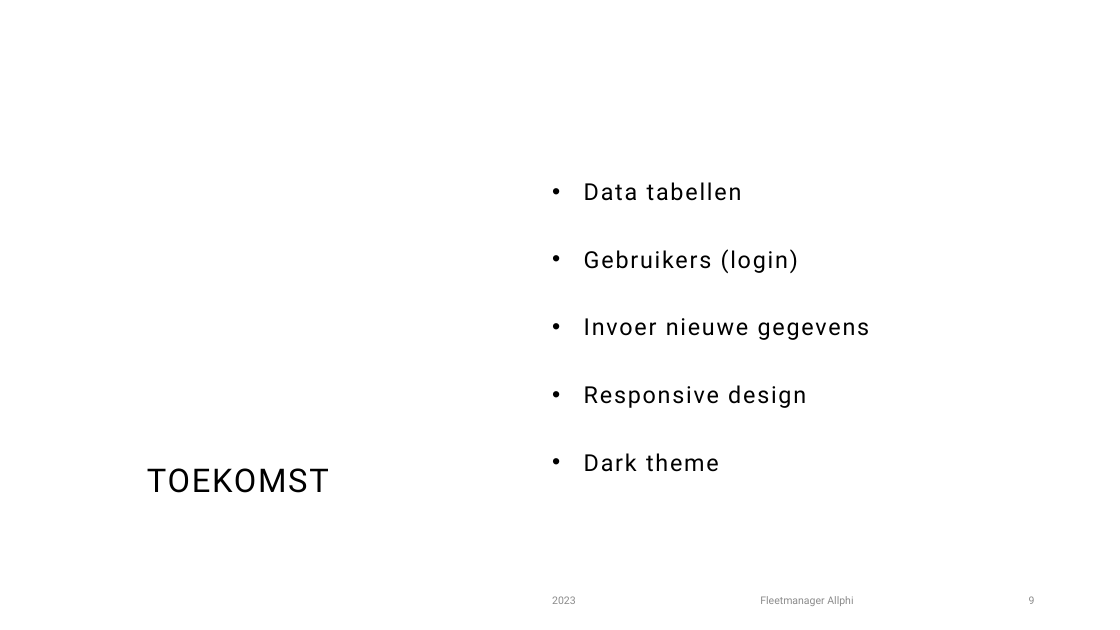
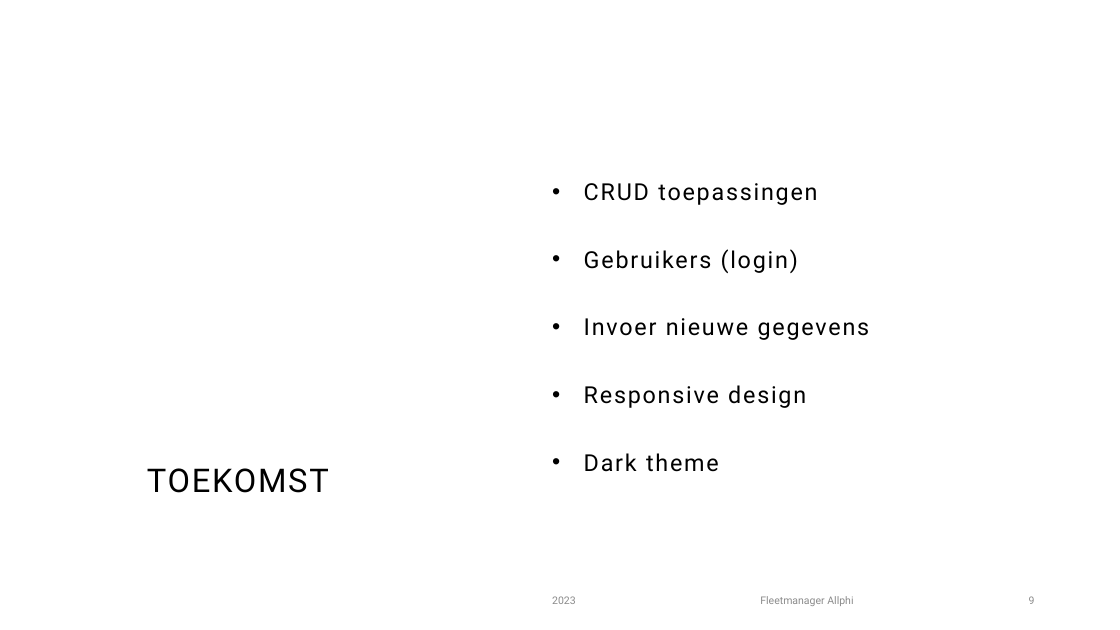
Before and after one commit to Andyke87/Groep4Fleetmanager, a slide deck: slide 9 of Fleetmanager.pptx. Drawn at 1120x630 pixels with LibreOffice and Linux fonts; fonts in the diff are those of the drawing; background and template pictures are left out. Boxes give left, top, right and bottom in pixels: in the first picture for what was removed or moved away, otherwise in the second. Text is boxed around its words. In the diff, an @@ line names an element or a change of style, - is before the commit and + after.

Commit message:
crud toepassingen

```diff
--- a/Fleetmanager.pptx
+++ b/Fleetmanager.pptx
@@ text at <box>584,183,817,205</box>: text changed @@
-• Data tabellen
+• CRUD toepassingen
```
